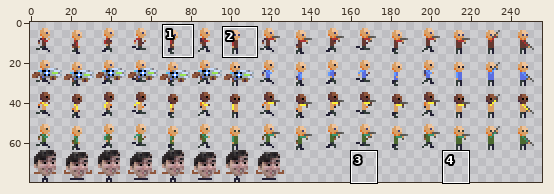
File history of a sprite sheet, src/public/assets/img/entity/player.png. The picture above shows the old version from afar; the outline marks the close-up.
Close-up. Before the edit:
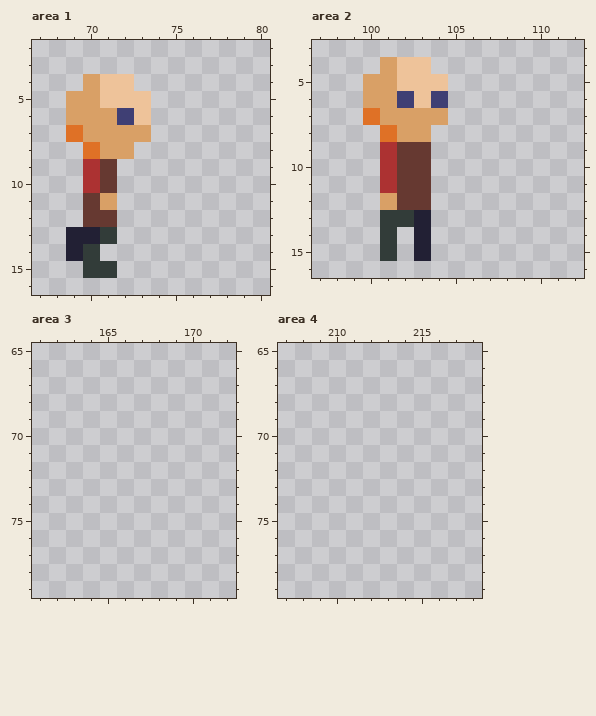
The file is 256x80 pixels. Pixels under 10% opacity are left out. Colours within 5 levels of each other are drawn and written as one. Shown: area 1: x 67..80, y 2..16; area 2: x 97..112, y 3..16; area 3: x 161..172, y 65..79; area 4: x 207..218, y 65..79. The commit also changed other parts of the picture, which this record leaves out.
New version:
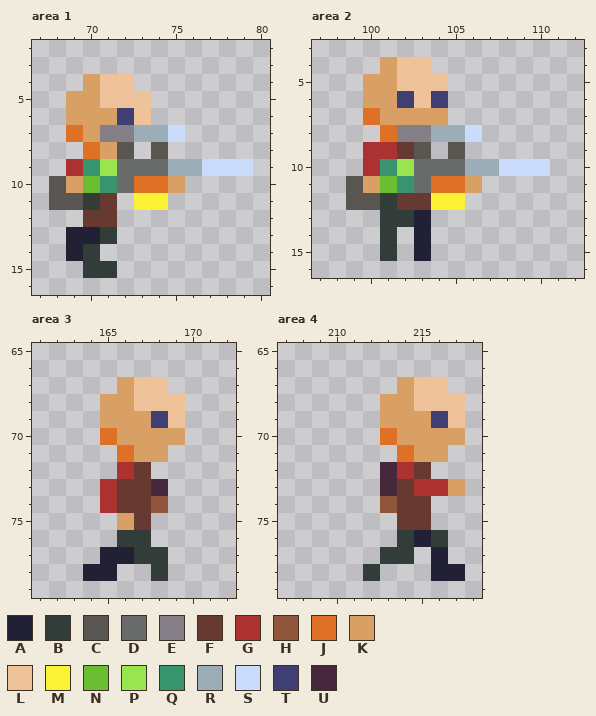
Palette (. is transparent): A #222034  B #323c39  C #595652  D #696a6a  E #847e87  F #663931  G #ac3232  H #8f563b  J #df7126  K #d9a066  L #eec39a  M #fbf236  N #6abe30  P #99e550  Q #37946e  R #9badb7  S #cbdbfc  T #3f3f74  U #45283c
Change:
{"where": "area 1"}
{"y":7,"x":71,"old":"KKK..","new":"EERRS"}
{"y":8,"x":72,"old":"K","new":"C"}
{"y":8,"x":74,"old":".","new":"C"}
{"y":9,"x":69,"old":".GF........","new":"GQPDDDRRSSS"}
{"y":10,"x":68,"old":"..GF....","new":"CKNQDJJK"}
{"y":11,"x":68,"old":"..FK","new":"CCBF"}
{"y":11,"x":73,"old":"..","new":"MM"}
{"where": "area 2"}
{"y":8,"x":102,"old":"KK...","new":"EERRS"}
{"y":9,"x":100,"old":".","new":"G"}
{"y":9,"x":103,"old":"F","new":"C"}
{"y":9,"x":105,"old":".","new":"C"}
{"y":10,"x":100,"old":".GFF.......","new":"GQPDDDRRSSS"}
{"y":11,"x":99,"old":"..GFF...","new":"CKNQDJJK"}
{"y":12,"x":99,"old":"..K","new":"CCB"}
{"y":12,"x":104,"old":"..","new":"MM"}
{"where": "area 3"}
{"y":67,"x":166,"old":"...","new":"KLL"}
{"y":68,"x":165,"old":".....","new":"KKLLL"}
{"y":69,"x":165,"old":".....","new":"KKKTL"}
{"y":70,"x":165,"old":".....","new":"JKKKK"}
{"y":71,"x":166,"old":"...","new":"JKK"}
{"y":72,"x":166,"old":"..","new":"GF"}
{"y":73,"x":165,"old":"....","new":"GFFU"}
{"y":74,"x":165,"old":"....","new":"GFFH"}
{"y":75,"x":166,"old":"..","new":"KF"}
{"y":76,"x":166,"old":"..","new":"BB"}
{"y":77,"x":165,"old":"....","new":"AABB"}
{"y":78,"x":164,"old":"..","new":"AA"}
{"y":78,"x":168,"old":".","new":"B"}
{"where": "area 4"}
{"y":67,"x":214,"old":"...","new":"KLL"}
{"y":68,"x":213,"old":".....","new":"KKLLL"}
{"y":69,"x":213,"old":".....","new":"KKKTL"}
{"y":70,"x":213,"old":".....","new":"JKKKK"}
{"y":71,"x":214,"old":"...","new":"JKK"}
{"y":72,"x":213,"old":"...","new":"UGF"}
{"y":73,"x":213,"old":".....","new":"UFGGK"}
{"y":74,"x":213,"old":"...","new":"HFF"}
{"y":75,"x":214,"old":"..","new":"FF"}
{"y":76,"x":214,"old":"...","new":"BAB"}
{"y":77,"x":213,"old":"..","new":"BB"}
{"y":77,"x":216,"old":".","new":"A"}
{"y":78,"x":212,"old":".","new":"B"}
{"y":78,"x":216,"old":"..","new":"AA"}
